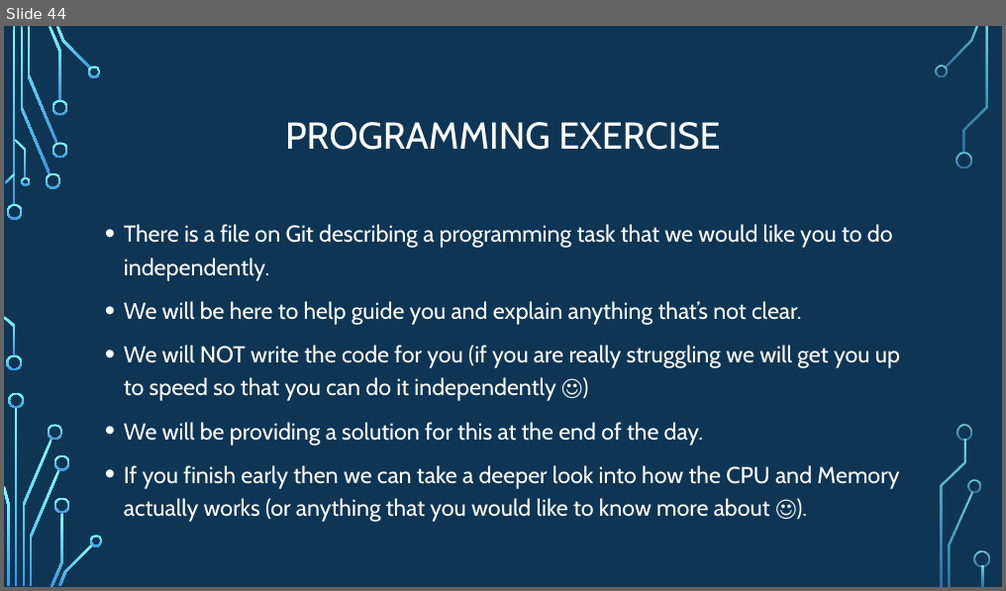
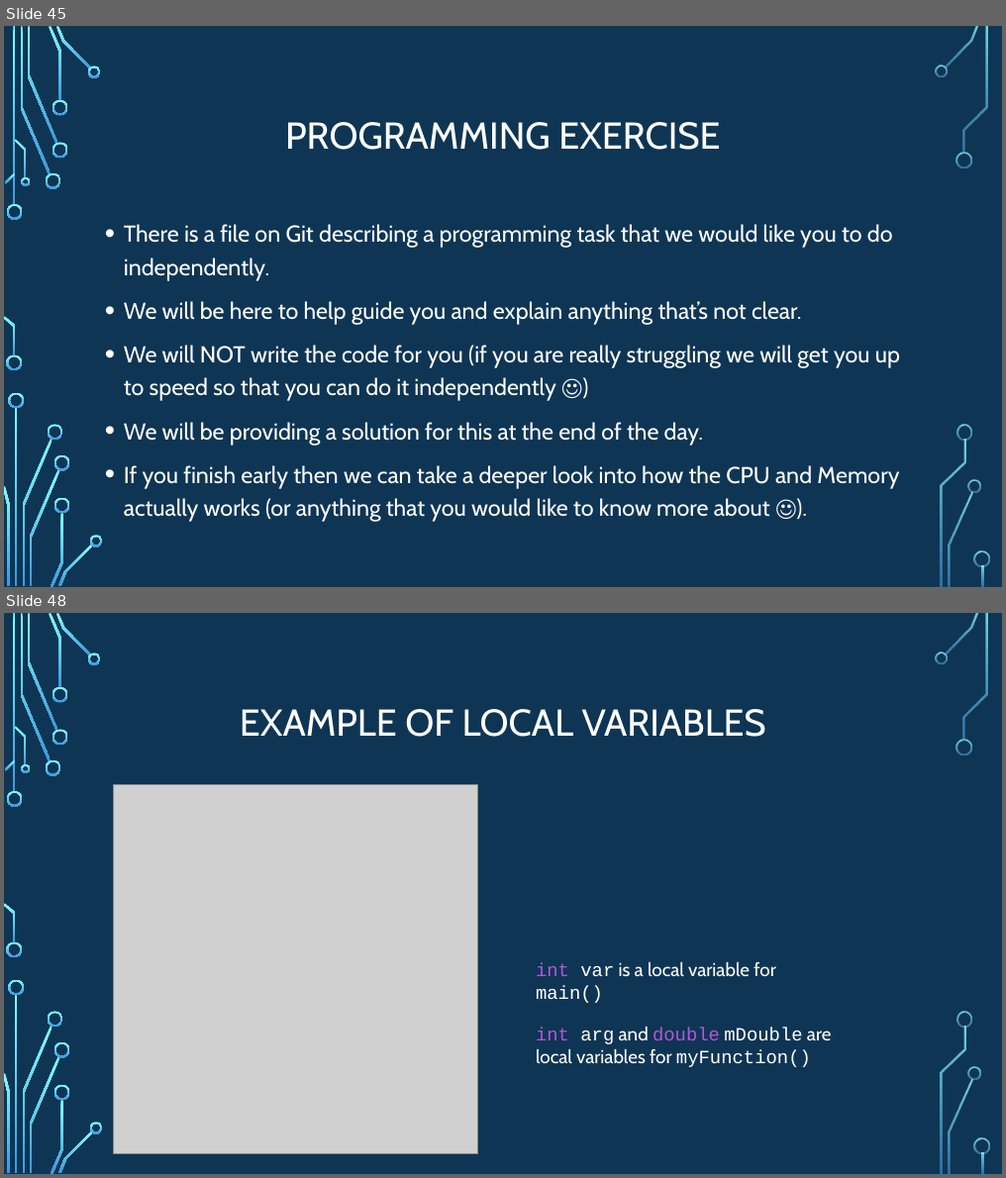
Before and after one commit to psypdt/ZIS_C-_Summer_Course_2019, a slide deck: Day_2/Day_2.pptx. Shown one above the other, each under a label of ours: slide 44 before the commit, slides 45 and 48 after it; the slides between them are not shown. The pictures are 1006x591 and 1006x1178 pixels, drawn with LibreOffice and Linux fonts; fonts in the diff are those of the drawing; grey boxes stand for pictures; background and template pictures are left out. Boxes give left, top, right and bottom in pixels: in the first picture for what was removed or moved away, otherwise in the second. Text is boxed around its words. In the diff, an @@ line names an element or a change of style, - is before the commit and + after.

```diff
--- a/Day_2/Day_2.pptx
+++ b/Day_2/Day_2.pptx
@@ slide 48 added at bbox=[4, 613, 1002, 1174], background picture (left out); not listed: 36 template elements that a slide beside it also shows @@
@@ title added at bbox=[240, 709, 766, 737], 36 pt, text #FFFFFF @@
+EXAMPLE OF LOCAL VARIABLES
@@ picture added at bbox=[113, 784, 478, 1155] @@
@@ text added at bbox=[536, 962, 776, 1003], 18 pt, text #FFFFFF @@
+int var is a local variable for main()
@@ text added at bbox=[536, 1027, 832, 1067], 18 pt, text #FFFFFF @@
+int arg and double mDouble are local variables for myFunction()
@@ what was slide 44 is now slide 45 @@
```
Also in this commit, not shown: 6 slides changed, 5 other slides added, 3 other files.
